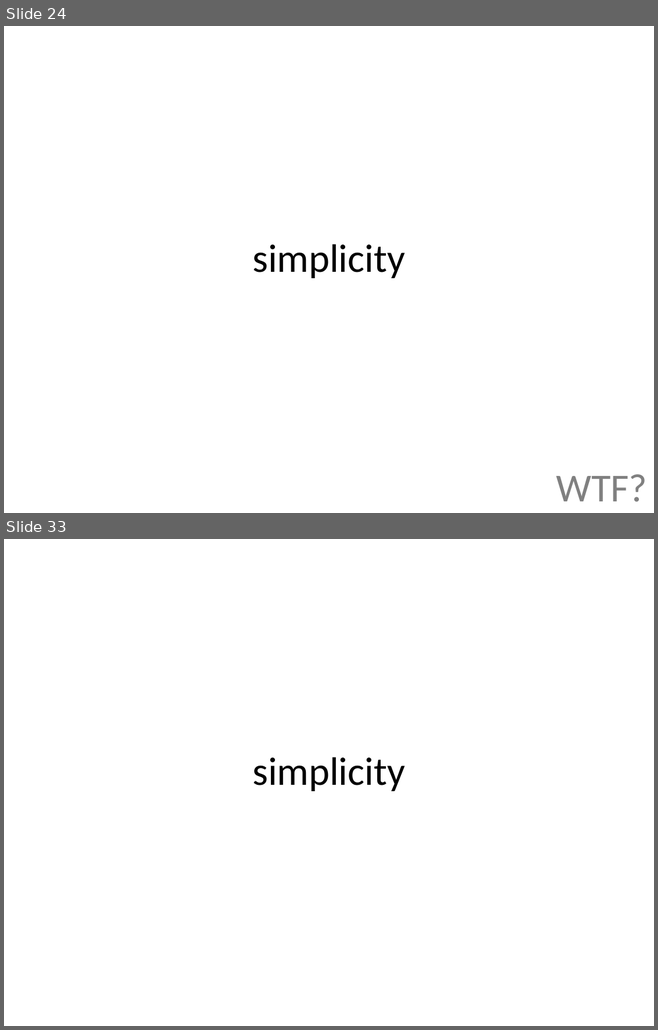
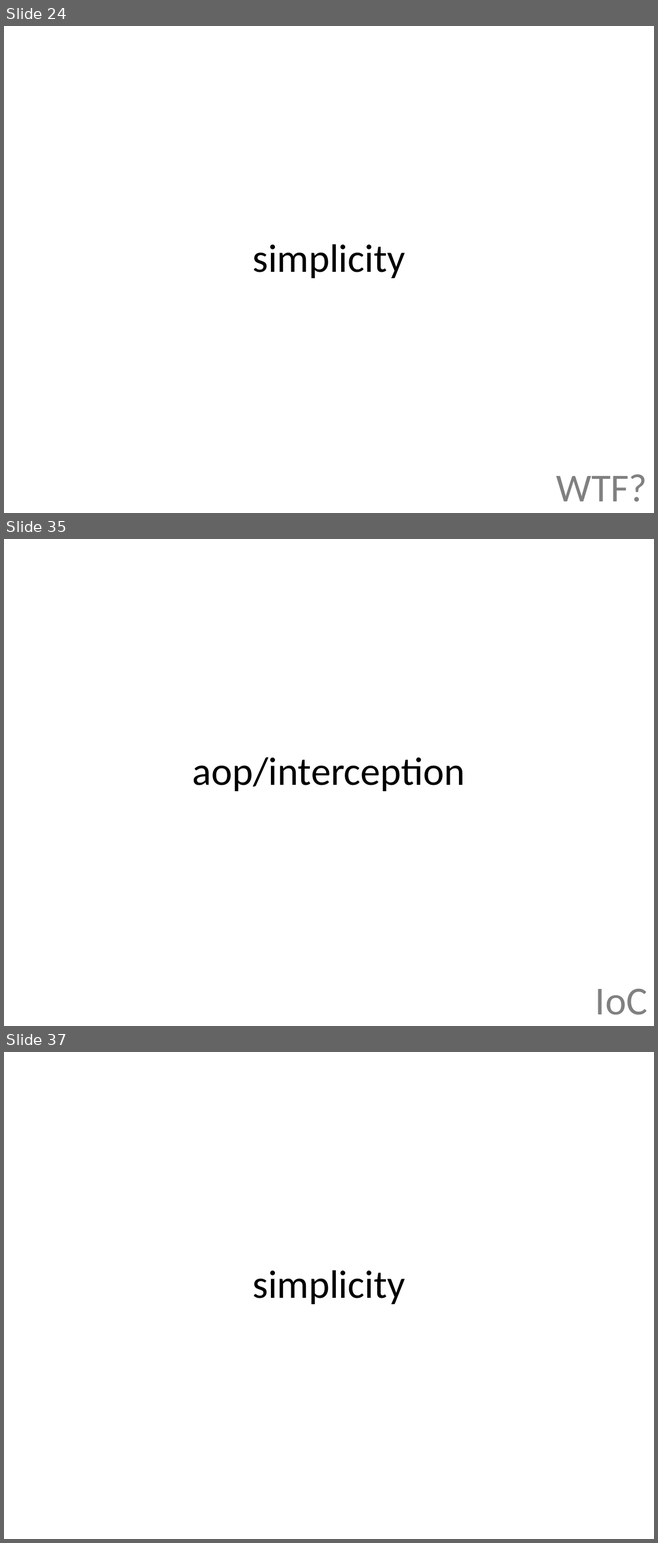
Before and after one commit to jonfuller/presentations, a slide deck: dependencies/dependencies.pptx. Shown one above the other, each under a label of ours: slides 24 and 33 before the commit, slides 24, 35 and 37 after it; the slides between them are not shown. The pictures are 658x1030 and 658x1543 pixels, drawn with LibreOffice and Linux fonts; fonts in the diff are those of the drawing. Boxes give left, top, right and bottom in pixels: in the first picture for what was removed or moved away, otherwise in the second. Text is boxed around its words. In the diff, an @@ line names an element or a change of style, - is before the commit and + after.

```diff
--- a/dependencies/dependencies.pptx
+++ b/dependencies/dependencies.pptx
@@ slide 35 added at (4,539,654,1026), background #FFFFFF @@
@@ title added at (192,757,465,791), 44 pt, text #000000 @@
+aop/interception
@@ text added at (595,988,647,1015), 44 pt, text #808080 @@
+IoC
@@ what was slide 33 is now slide 37 @@
```
Also in this commit, not shown: 5 slides changed, 9 other slides added, 5 slides removed, 1 other file.
